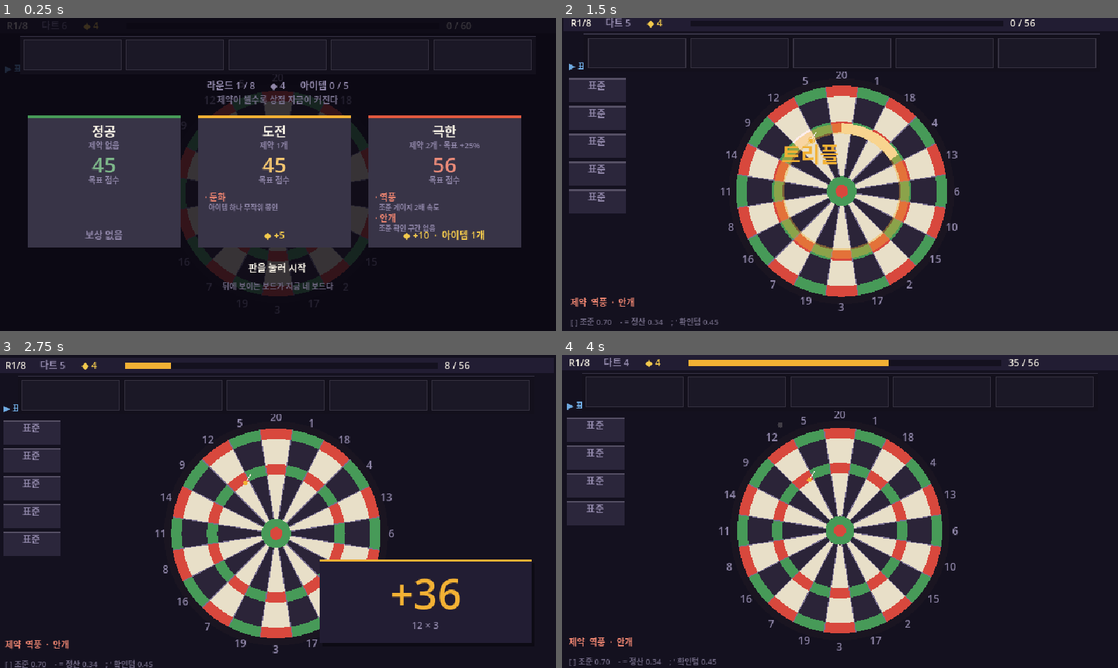
Above: before the commit, frames 1-4 (two rows, left to right).
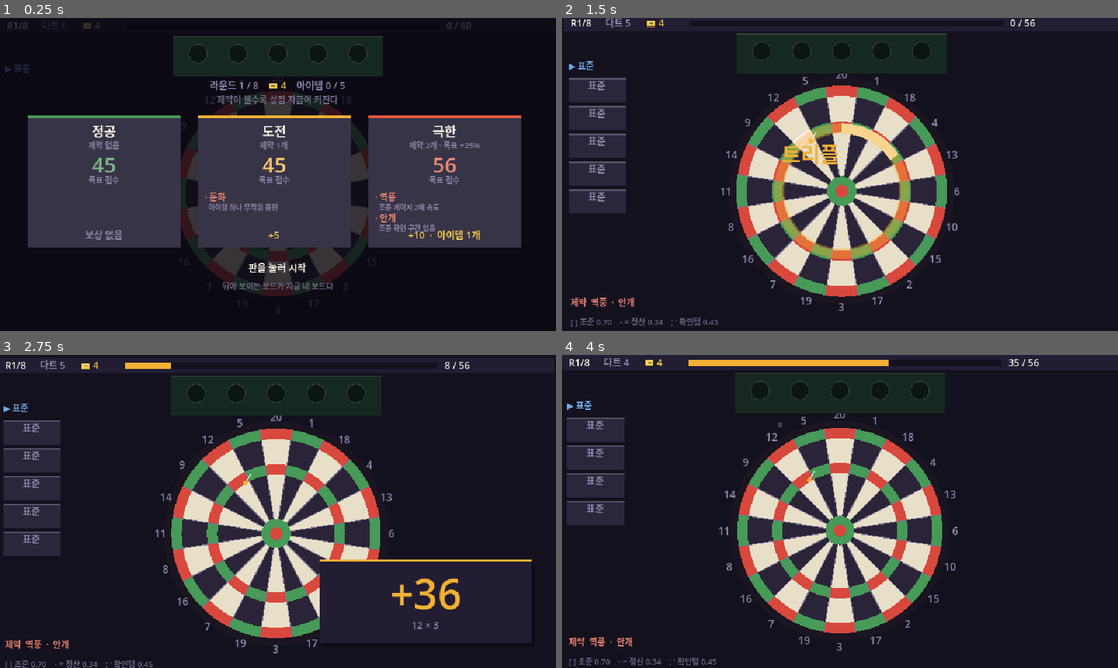
Above: after the commit, the same moments.

Repository: GGbong69/test-03
Game: Godot game, scene res://scenes/main.tscn
Two runs of this game, one before a commit and one after it. Both use one fixed random seed, a clock stepped at 60 frames per second and the inputs below.
Inputs (mouse positions are in pixels of both pictures, inside the frame that each line leads up to):
- Up to frame 1 (0.25 s): no input
- Up to frame 2 (1.5 s): tap Enter at 0.5 s; move the mouse to (962, 158) at 0.52 s; click (962, 158) at 0.67 s; tap Space at 0.77, 1.25 s; move the mouse to (728, 190) at 1.27 s; click (728, 190) at 1.42 s
- Up to frame 3 (2.75 s): tap Space at 1.52 s; move the mouse to (333, 442) at 2.02 s; click (333, 442) at 2.17 s
- Up to frame 4 (4 s): move the mouse to (812, 574) at 2.77 s; click (812, 574) at 2.92 s; tap Space at 3.02, 3.77 s; move the mouse to (1006, 558) at 3.52 s; click (1006, 558) at 3.67 s

The runs differ from the first frame. In frame 1, 1.7% of the frame differs, in the area x 3-97%, y 1-72%; in frame 2, 1.0%; in frame 3, 0.9%; in frame 4, 0.9%.

Commit message:
아이템을 카지노 칩으로, 골드를 플라크로
패널 구획을 칩 랙으로 갈아엎었다. 바깥 접점 네 개
(_panel_fire / _panel_update / _panel_draw / _panel_reset)는
그대로라 나머지 코드는 영향을 받지 않는다.

칩은 옆면 · 몸통 · 가장자리 스팟 · 인레이 홈으로 그린다.
스팟은 바깥 반지름까지 나가야 실루엣이 갈려 30px 에서도
칩으로 읽힌다. 등급은 몸통 색이 맡고 명도가 단조 하강하므로
저해상도와 색맹에서도 순서가 보인다. 골드 칩에는 금색
헤어라인 링을 둘러 매대에서 바로 구별되게 했다.

원반은 세로로 늘리면 깨지므로 스쿼시를 버리고 등방 부풀림과
스팟 회전, 옆면 두께로 바꿨다. 스프링 수치는 감각이 이미
좋아서 손대지 않았다 — 꽂는 곳만 바뀌었다.

원 안에는 긴 한글이 안 들어간다. 평소에는 세 글자 조건
태그만 두고, 발동 직후 0.6초 동안 그 자리를 이름으로
덮어쓴다. 자리가 움직이지 않는다.

통화는 칩이 아니라 플라크(직사각 화폐판)로 그린다. 실제
카지노에서 칩 위 등급의 화폐이므로 "돈으로 칩을 산다" 는
관계가 형태로 설명된다. annulus() 는 임의 중심을 받는
annulus_at() 으로 빼고 기존 호출은 래퍼로 남겨 보드 코드는
건드리지 않았다.

Co-Authored-By: Claude Opus 5 <noreply@anthropic.com>

Diff:
--- a/scripts/game.gd
+++ b/scripts/game.gd
@@ -1068,15 +1068,20 @@
 		draw_rect(Rect2(Vector2.ZERO, VIEW), Color(1.0, 1.0, 1.0, screen_flash * 0.34))
 
 
+func annulus_at(c: Vector2, ri: float, ro: float, a0: float, a1: float,
+		seg: int = 8) -> PackedVector2Array:
+	var pts := PackedVector2Array()
+	for i in seg + 1:
+		var a := lerpf(a0, a1, float(i) / float(seg))
+		pts.append(c + Vector2(sin(a), -cos(a)) * ro)
+	for i in seg + 1:
+		var a := lerpf(a1, a0, float(i) / float(seg))
+		pts.append(c + Vector2(sin(a), -cos(a)) * ri)
+	return pts
+
+
 func annulus(ri: float, ro: float, a0: float, a1: float) -> PackedVector2Array:
-	var pts := PackedVector2Array()
-	for i in 9:
-		var a := lerpf(a0, a1, float(i) / 8.0)
-		pts.append(BC + Vector2(sin(a), -cos(a)) * ro)
-	for i in 9:
-		var a := lerpf(a1, a0, float(i) / 8.0)
-		pts.append(BC + Vector2(sin(a), -cos(a)) * ri)
-	return pts
+	return annulus_at(BC, ri, ro, a0, a1)
 
 
 func _draw_board() -> void:
@@ -1216,8 +1221,7 @@
 			HORIZONTAL_ALIGNMENT_LEFT, -1, 11, C_TXT)
 	draw_string(font, Vector2(48, 13), "다트 %d" % darts_left,
 			HORIZONTAL_ALIGNMENT_LEFT, -1, 11, C_DIM)
-	draw_string(font, Vector2(96, 13), "◆ %d" % gold,
-			HORIZONTAL_ALIGNMENT_LEFT, -1, 11, C_GOLD)
+	draw_gold_at(96.0, 13.0, str(gold), 11, C_GOLD)
 
 	var bar := clampf(shown / float(target), 0.0, 1.0)
 	draw_rect(Rect2(Vector2(146, 6), Vector2(360, 7)), C_BG)
@@ -1227,7 +1231,7 @@
 
 
 # ══════════════════════════════════════════════════════════
-#  아이템 패널
+#  칩 랙  (아이템 패널)
 # ──────────────────────────────────────────────────────────
 #  바깥과 닿는 곳은 이 넷뿐이다.
 #    _panel_fire(i)    아이템이 발동할 때        (_next_step)
@@ -1236,30 +1240,47 @@
 #    _panel_reset()    라운드 시작 시 정지        (_start_round)
 #  owned / sealed 를 읽기만 하고 게임 상태는 건드리지 않는다.
 #  그래서 이 구획만 지우고 다시 써도 나머지는 영향을 안 받는다.
+#
+#  아이템은 카지노 칩이다. 골드는 칩이 아니라 플라크로 그린다
+#  (draw_gold). 원반과 직사각으로 형태를 갈라 둘을 안 헷갈리게 한다.
 # ══════════════════════════════════════════════════════════
 
 # 감각 조정은 이 표에서만 한다.
 const PANEL := {
 	# 배치
-	"y": 21.0,           # 패널 위쪽
-	"h": 44.0,           # 패널 높이
-	"slot_w": 112.0,     # 슬롯 하나 크기
-	"slot_h": 34.0,
-	"gap": 6.0,          # 슬롯 사이
-	"pad": 5.0,          # 패널 안쪽 여백
-
-	# 튀는 정도
+	"y": 21.0,           # 랙 위쪽
+	"h": 46.0,           # 랙 높이
+	"cell": 46.0,        # 칩 한 칸 폭
+	"pad": 6.0,          # 랙 안쪽 여백
+	"r": 15.0,           # 칩 반지름
+	"chip_dy": -3.0,     # 칸 안에서 칩 중심을 얼마나 올릴지
+
+	# 튀는 정도 — 사각 슬롯 때 값을 그대로 쓴다. 꽂는 곳만 바뀌었다.
 	"kick": 7.4,         # 발동 순간 튀어오르는 힘
 	"stiff": 190.0,      # 제자리로 당기는 힘 (클수록 빨리 진동)
 	"damp": 9.0,         # 감쇠 (클수록 빨리 멈춘다)
 	"rise": 9.0,         # 최대 몇 픽셀 떠오르는가
-	"squash": 0.22,      # 늘어나고 눌리는 정도
-
-	# 강조
-	"glow": 0.5,         # 발동 시 밝아지는 정도
-	"text_grow": 0.22,   # 글자가 커지는 정도
-	"shadow": 0.34,      # 떠올랐을 때 그림자 진하기
+
+	# 원반에 맞는 변형 — 세로로 늘리면 원이 깨지므로 안 쓴다
+	"swell": 0.13,       # 등방 부풀림
+	"spin": 0.55,        # 스팟 회전량(rad)
+	"lift": 2.6,         # 떠오를 때 드러나는 옆면 두께
+	"shadow": 0.34,      # 그림자 진하기
+
+	# 이름 표시
+	"hot": 0.62,         # 발동 후 이름을 몇 초 보여줄지
 }
+
+# 등급(가격)별 칩 색 — 명도가 단조 하강해서 저해상도에서도 순서가 읽힌다
+const CHIP_TIERS := [
+	{"max": 4, "body": "ded5c0", "spot": "8d3b34", "edge": "b8ae97"},
+	{"max": 7, "body": "7d5ad0", "spot": "e8dfc8", "edge": "5b3fa0"},
+	{"max": 99, "body": "241e33", "spot": "f2b134", "edge": "4a3f66"},
+]
+const CHIP_SPOTS := [3, 6, 8]
+const C_FELT := Color("16281f")
+
+var slot_hot := []              # 발동 후 이름을 띄우는 잔여 시간
 
 
 func _panel_ensure() -> void:
@@ -1268,14 +1289,17 @@
 	if slot_pop.size() != n:
 		slot_pop.resize(n)
 		slot_vel.resize(n)
+		slot_hot.resize(n)
 		slot_pop.fill(0.0)
 		slot_vel.fill(0.0)
+		slot_hot.fill(0.0)
 
 
 func _panel_reset() -> void:
 	_panel_ensure()
 	slot_pop.fill(0.0)
 	slot_vel.fill(0.0)
+	slot_hot.fill(0.0)
 
 
 func _panel_fire(i: int) -> void:
@@ -1283,6 +1307,7 @@
 	if i < 0 or i >= slot_pop.size():
 		return
 	slot_vel[i] = PANEL.kick
+	slot_hot[i] = PANEL.hot
 
 
 func _panel_update(d: float) -> void:
@@ -1292,66 +1317,143 @@
 		slot_vel[i] -= slot_pop[i] * PANEL.stiff * d
 		slot_vel[i] *= exp(-PANEL.damp * d)
 		slot_pop[i] = clampf(slot_pop[i] + slot_vel[i] * d, -0.6, 1.4)
+		slot_hot[i] = maxf(slot_hot[i] - d, 0.0)
 
 
 func _panel_rect() -> Rect2:
 	var n: int = GameData.MAX_ITEMS
-	var w: float = PANEL.slot_w * n + PANEL.gap * (n - 1) + PANEL.pad * 2.0
+	var w: float = PANEL.cell * n + PANEL.pad * 2.0
 	return Rect2(Vector2((VIEW.x - w) * 0.5, PANEL.y), Vector2(w, PANEL.h))
 
 
 func _slot_rect(i: int) -> Rect2:
 	var pr := _panel_rect()
-	var x: float = pr.position.x + PANEL.pad + i * (PANEL.slot_w + PANEL.gap)
-	var y: float = pr.position.y + (pr.size.y - PANEL.slot_h) * 0.5
-	return Rect2(Vector2(x, y), Vector2(PANEL.slot_w, PANEL.slot_h))
+	return Rect2(Vector2(pr.position.x + PANEL.pad + i * PANEL.cell, pr.position.y),
+			Vector2(PANEL.cell, pr.size.y))
+
+
+func _chip_tier(cost: int) -> Dictionary:
+	for t in CHIP_TIERS:
+		if cost <= t.max:
+			return t
+	return CHIP_TIERS[CHIP_TIERS.size() - 1]
+
+
+func draw_chip(c: Vector2, r: float, tier: Dictionary, spots: int, rot: float,
+		lift: float, gold_ring: bool, dim: float) -> void:
+	var body := Color(tier.body).darkened(dim)
+	var edge := Color(tier.edge).darkened(dim)
+	var spot := Color(tier.spot).darkened(dim)
+
+	# 옆면 — 떠오를수록 두꺼워져서 원반이 실제로 들린 것처럼 보인다
+	if lift > 0.05:
+		draw_circle(c + Vector2(0.0, lift), r, edge.darkened(0.35))
+	draw_circle(c, r, edge)
+	draw_circle(c, r - 1.5, body)
+
+	# 가장자리 스팟 — 바깥 반지름까지 나가야 실루엣이 갈려 칩으로 읽힌다
+	var step := TAU / float(spots * 2)
+	for i in spots:
+		var a := rot + float(i) * step * 2.0
+		draw_colored_polygon(annulus_at(c, r * 0.66, r, a - step * 0.42,
+				a + step * 0.42, 3), spot)
+
+	# 인레이 홈
+	draw_arc(c, r * 0.58, 0.0, TAU, 18, edge.lightened(0.18), 1.0)
+	if gold_ring:
+		# 돈 버는 칩이라는 표식 — 매대에서 한눈에 잡히라고
+		draw_arc(c, r - 0.5, 0.0, TAU, 22, C_GOLD, 1.0)
+
+
+# ── 플라크 (통화) ─────────────────────────────────────────
+#  칩보다 위 등급인 직사각 화폐판. 아이템이 원반이므로 통화는
+#  직사각으로 형태를 갈랐다. 대각 광택과 어두운 옆면이 금속감의
+#  전부라 둘 중 하나만 빼도 그냥 노란 네모가 된다.
+func draw_plaque(p: Vector2, w: float, h: float, c: Color) -> void:
+	draw_rect(Rect2(p + Vector2(0.0, h * 0.22), Vector2(w, h)), c.darkened(0.55))
+	draw_rect(Rect2(p, Vector2(w, h)), c)
+	draw_rect(Rect2(p + Vector2(1.0, 1.0), Vector2(w - 2.0, 1.0)), c.lightened(0.45))
+	draw_line(p + Vector2(w * 0.18, h - 1.0), p + Vector2(w * 0.72, 1.0),
+			c.lightened(0.5), 1.0)
+	draw_rect(Rect2(p + Vector2(w * 0.28, h * 0.34), Vector2(w * 0.44, h * 0.3)),
+			c.darkened(0.4))
+
+
+func gold_w(n: String, size: int) -> float:
+	return float(size) * 0.85 + 4.0 \
+			+ font.get_string_size(n, HORIZONTAL_ALIGNMENT_LEFT, -1, size).x
+
+
+# 왼쪽 정렬로 그리고 차지한 폭을 돌려준다 — 문장 중간에 끼워 넣을 때 쓴다.
+func draw_gold_at(x: float, y: float, n: String, size: int, c: Color) -> float:
+	var iw := float(size) * 0.85
+	draw_plaque(Vector2(x, y - float(size) * 0.62), iw, iw * 0.64, c)
+	draw_string(font, Vector2(x + iw + 4.0, y), n,
+			HORIZONTAL_ALIGNMENT_LEFT, -1, size, c)
+	return gold_w(n, size)
+
+
+func draw_gold(cx: float, y: float, n: String, size: int, c: Color) -> void:
+	draw_gold_at(cx - gold_w(n, size) * 0.5, y, n, size, c)
 
 
 func _panel_draw() -> void:
 	_panel_ensure()
 	var pr := _panel_rect()
-	draw_rect(pr, C_PANEL.darkened(0.45))
-	draw_rect(Rect2(pr.position, Vector2(pr.size.x, 1.0)), C_PANEL.lightened(0.10))
+	draw_rect(pr, C_FELT)
+	draw_rect(Rect2(pr.position, Vector2(pr.size.x, 1.0)), C_FELT.lightened(0.14))
 
 	for i in GameData.MAX_ITEMS:
 		if i < owned.size():
 			_panel_slot(i)
 		else:
-			# 빈 칸을 남겨둬야 앞으로 몇 개 더 들어가는지 보인다.
-			draw_rect(_slot_rect(i), C_BG.lightened(0.03))
-			draw_rect(_slot_rect(i), C_WIRE.darkened(0.55), false, 1.0)
+			# 딜러 칩 랙의 빈 홈
+			var e := _slot_rect(i).get_center() + Vector2(0.0, PANEL.chip_dy)
+			draw_circle(e, PANEL.r * 0.72, C_FELT.darkened(0.45))
+			draw_arc(e, PANEL.r * 0.72, 0.0, TAU, 16, C_FELT.lightened(0.10), 1.0)
 
 
 func _panel_slot(i: int) -> void:
 	var it: Dictionary = owned[i]
 	var lock: bool = i == sealed
-	var r := _slot_rect(i)
+	var cell := _slot_rect(i)
 	var bounce: float = slot_pop[i]
 	var up: float = maxf(bounce, 0.0)
 
-	# 뜰 때는 세로로 늘고 가로로 좁아진다. 눌릴 때는 그 반대.
-	var sz := Vector2(r.size.x * (1.0 - bounce * PANEL.squash * 0.6),
-			r.size.y * (1.0 + bounce * PANEL.squash))
-	var c := r.get_center() + Vector2(0.0, -bounce * PANEL.rise)
-	var q := Rect2(c - sz * 0.5, sz)
+	var c := cell.get_center() + Vector2(0.0, PANEL.chip_dy - bounce * PANEL.rise)
+	var r: float = PANEL.r * (1.0 + bounce * PANEL.swell)
 
 	if up > 0.01:
-		draw_rect(Rect2(q.position + Vector2(2.0, 2.0 + up * 3.0), q.size),
+		draw_circle(c + Vector2(1.5, 3.0 + up * PANEL.lift), r,
 				Color(0.0, 0.0, 0.0, up * PANEL.shadow))
 
-	var glow: float = up * PANEL.glow
-	draw_rect(q, C_PANEL.darkened(0.35) if lock else C_PANEL.lightened(0.05 + glow))
-	if not lock and glow > 0.01:
-		draw_rect(Rect2(q.position, Vector2(q.size.x, 2.0)), C_ACC)
-
-	var grow := 1.0 + up * PANEL.text_grow
-	draw_string(font, q.position + Vector2(6.0, 14.0),
-			(it.n + "  (봉인)") if lock else it.n,
-			HORIZONTAL_ALIGNMENT_LEFT, -1, int(round(11.0 * grow)),
-			C_DIM.darkened(0.3) if lock else C_TXT)
-	draw_string(font, q.position + Vector2(6.0, 27.0), GameData.item_desc(it),
-			HORIZONTAL_ALIGNMENT_LEFT, -1, 8,
-			C_DIM.darkened(0.4) if lock else C_DIM)
+	draw_chip(c, r, _chip_tier(it.cost), CHIP_SPOTS[CHIP_TIERS.find(_chip_tier(it.cost))],
+			bounce * PANEL.spin, up * PANEL.lift,
+			it.get("g", "") != "" and not lock, 0.55 if lock else 0.0)
+
+	# 인레이 숫자 — 효과 수치만. 색으로 점수인지 배수인지 가른다
+	var val := str(it.v)
+	if it.k == "xmult":
+		val = "×" + str(it.v)
+	var ink: Color = C_CHIP.lightened(0.5) if it.k == "chip" else C_MULT.lightened(0.45)
+	draw_string(font, c + Vector2(-r, 4.0), val,
+			HORIZONTAL_ALIGNMENT_CENTER, r * 2.0, 12,
+			ink.darkened(0.55) if lock else ink)
+
+	# 평소엔 조건 태그, 발동 직후엔 이름 — 자리를 옮기지 않고 덮어쓴다
+	var tag := GameData.gold_tag(it.get("g", "")) if it.get("g", "") != "" else ""
+	if tag == "":
+		tag = GameData.cond_text(it.c).replace(" 명중 시", "").replace(" 시", "")
+	var label := tag
+	var col: Color = C_DIM.darkened(0.15)
+	if lock:
+		label = "봉인"
+		col = C_MULT.darkened(0.2)
+	elif slot_hot[i] > 0.0:
+		label = it.n
+		col = C_TXT
+	draw_string(font, cell.position + Vector2(0.0, cell.size.y - 3.0), label,
+			HORIZONTAL_ALIGNMENT_CENTER, cell.size.x, 9, col)
 
 
 func _draw_card() -> void:
@@ -1419,14 +1521,12 @@
 	var y := 74.0
 	for row in clear_gold_detail:
 		draw_string(font, Vector2(210, y), row.n, HORIZONTAL_ALIGNMENT_LEFT, -1, 12, C_DIM)
-		draw_string(font, Vector2(340, y), "◆ +%d" % row.v,
-				HORIZONTAL_ALIGNMENT_LEFT, -1, 12, C_GOLD)
+		draw_gold_at(340.0, y, "+%d" % row.v, 12, C_GOLD)
 		y += 17.0
 
 	# 내역 아래에 합계선을 긋고 보유액을 크게 — 3택1이 있던 자리다
 	draw_rect(Rect2(Vector2(210, y + 4), Vector2(174, 1)), C_WIRE.darkened(0.4))
-	draw_string(font, Vector2(0, y + 36), "◆ %d" % gold,
-			HORIZONTAL_ALIGNMENT_CENTER, VIEW.x, 22, C_GOLD)
+	draw_gold(VIEW.x * 0.5, y + 36.0, str(gold), 22, C_GOLD)
 
 	_btn(Rect2(Vector2(232, 258), Vector2(176, 42)), "상점으로", "아무 키", true)
 
@@ -1436,9 +1536,14 @@
 	draw_rect(Rect2(Vector2.ZERO, VIEW), Color(0.04, 0.03, 0.07, 0.80))
 
 	# 아이템 패널이 y 21~65 를 차지하므로 그 아래에서 시작한다
-	draw_string(font, Vector2(0, 82), "라운드 %d / %d      ◆ %d      아이템 %d / %d"
-			% [round_no, GameData.ROUNDS, gold, owned.size(), GameData.MAX_ITEMS],
-			HORIZONTAL_ALIGNMENT_CENTER, VIEW.x, 11, C_DIM)
+	var s_pre := "라운드 %d / %d    " % [round_no, GameData.ROUNDS]
+	var s_post := "    아이템 %d / %d" % [owned.size(), GameData.MAX_ITEMS]
+	var w_pre := font.get_string_size(s_pre, HORIZONTAL_ALIGNMENT_LEFT, -1, 11).x
+	var w_post := font.get_string_size(s_post, HORIZONTAL_ALIGNMENT_LEFT, -1, 11).x
+	var sx := (VIEW.x - (w_pre + gold_w(str(gold), 11) + w_post)) * 0.5
+	draw_string(font, Vector2(sx, 82), s_pre, HORIZONTAL_ALIGNMENT_LEFT, -1, 11, C_DIM)
+	sx += w_pre + draw_gold_at(sx + w_pre, 82.0, str(gold), 11, C_GOLD)
+	draw_string(font, Vector2(sx, 82), s_post, HORIZONTAL_ALIGNMENT_LEFT, -1, 11, C_DIM)
 	draw_string(font, Vector2(0, 98), "제약이 셀수록 상점 자금이 커진다",
 			HORIZONTAL_ALIGNMENT_CENTER, VIEW.x, 10, C_DIM.darkened(0.2))
 
@@ -1470,7 +1575,7 @@
 
 		var rw := "보상 없음"
 		if sp.d.gold > 0:
-			rw = "◆ +%d" % sp.d.gold
+			rw = "+%d" % sp.d.gold
 		if sp.d.item:
 			rw += "  ·  아이템 1개"
 		draw_string(font, r.position + Vector2(0, r.size.y - 10), rw,
@@ -1490,9 +1595,11 @@
 	draw_string(font, Vector2(0, 40), "상점", HORIZONTAL_ALIGNMENT_CENTER, VIEW.x, 20, C_ACC)
 	var gc: Color = C_GOLD.lerp(C_MULT, deny_flash)
 	var gx := randf_range(-deny_flash, deny_flash) * 3.0
-	draw_string(font, Vector2(gx, 62), "◆ %d      아이템 %d / %d"
-			% [gold, owned.size(), GameData.MAX_ITEMS],
-			HORIZONTAL_ALIGNMENT_CENTER, VIEW.x, 12, gc)
+	var h_post := "    아이템 %d / %d" % [owned.size(), GameData.MAX_ITEMS]
+	var h_w := font.get_string_size(h_post, HORIZONTAL_ALIGNMENT_LEFT, -1, 12).x
+	var hx := gx + (VIEW.x - (gold_w(str(gold), 12) + h_w)) * 0.5
+	hx += draw_gold_at(hx, 62.0, str(gold), 12, gc)
+	draw_string(font, Vector2(hx, 62), h_post, HORIZONTAL_ALIGNMENT_LEFT, -1, 12, gc)
 	if deny_flash > 0.0:
 		draw_string(font, Vector2(0, 300), "골드가 부족하거나 슬롯이 꽉 찼다",
 				HORIZONTAL_ALIGNMENT_CENTER, VIEW.x, 11,
@@ -1535,12 +1642,14 @@
 			draw_string(font, r.position + Vector2(8, 98),
 					GameData.gold_text(s.d.g, s.d.gv),
 					HORIZONTAL_ALIGNMENT_CENTER, r.size.x - 16, 9, C_GOLD.darkened(0.15))
-		draw_string(font, r.position + Vector2(0, 116), "◆ %d" % s.cost,
-				HORIZONTAL_ALIGNMENT_CENTER, r.size.x, 14, C_GOLD if can else C_DIM.darkened(0.3))
-
-	_btn(_reroll_rect(), "리롤",
-			"무료" if reroll_cost == 0 else "◆ %d" % reroll_cost,
-			gold >= reroll_cost)
+		draw_gold(r.position.x + r.size.x * 0.5, r.position.y + 116.0, str(s.cost), 14,
+				C_GOLD if can else C_DIM.darkened(0.3))
+
+	_btn(_reroll_rect(), "리롤", "무료" if reroll_cost == 0 else "", gold >= reroll_cost)
+	if reroll_cost > 0:
+		var rr := _reroll_rect()
+		draw_gold(rr.position.x + rr.size.x * 0.5, rr.position.y + 35.0,
+				str(reroll_cost), 10, C_GOLD if gold >= reroll_cost else C_DIM.darkened(0.3))
 	_btn(_next_rect(), "다음 라운드 →", "R%d  목표 %d"
 			% [round_no + 1, GameData.target_of(round_no + 1)], true)
 
